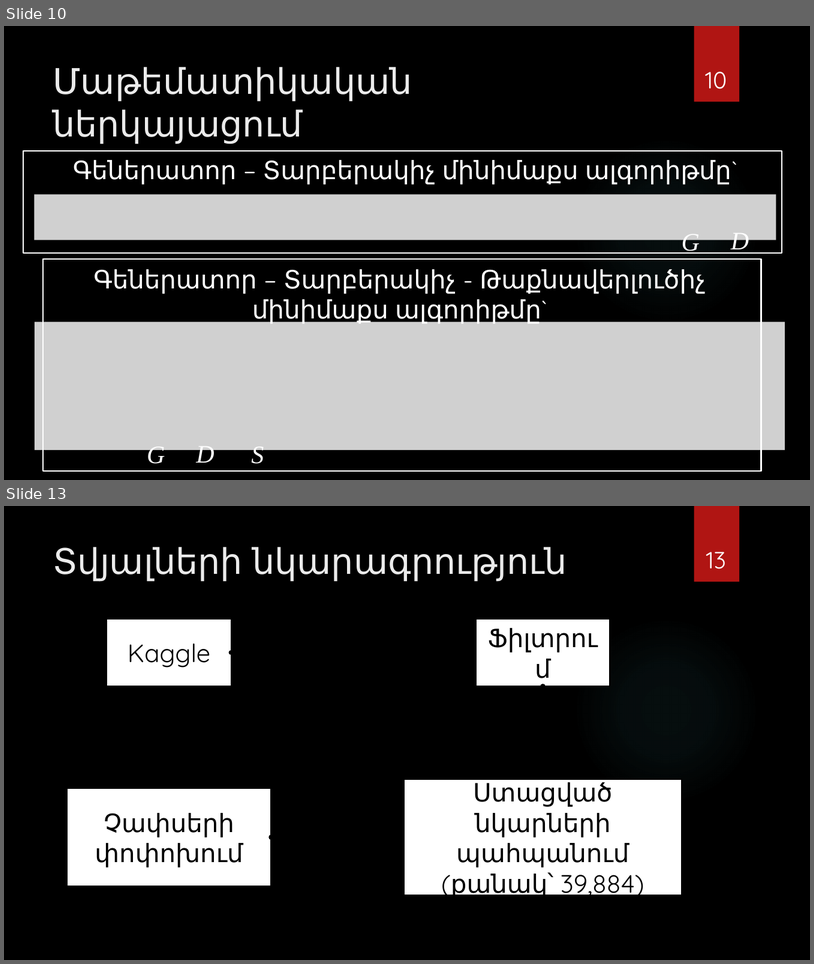
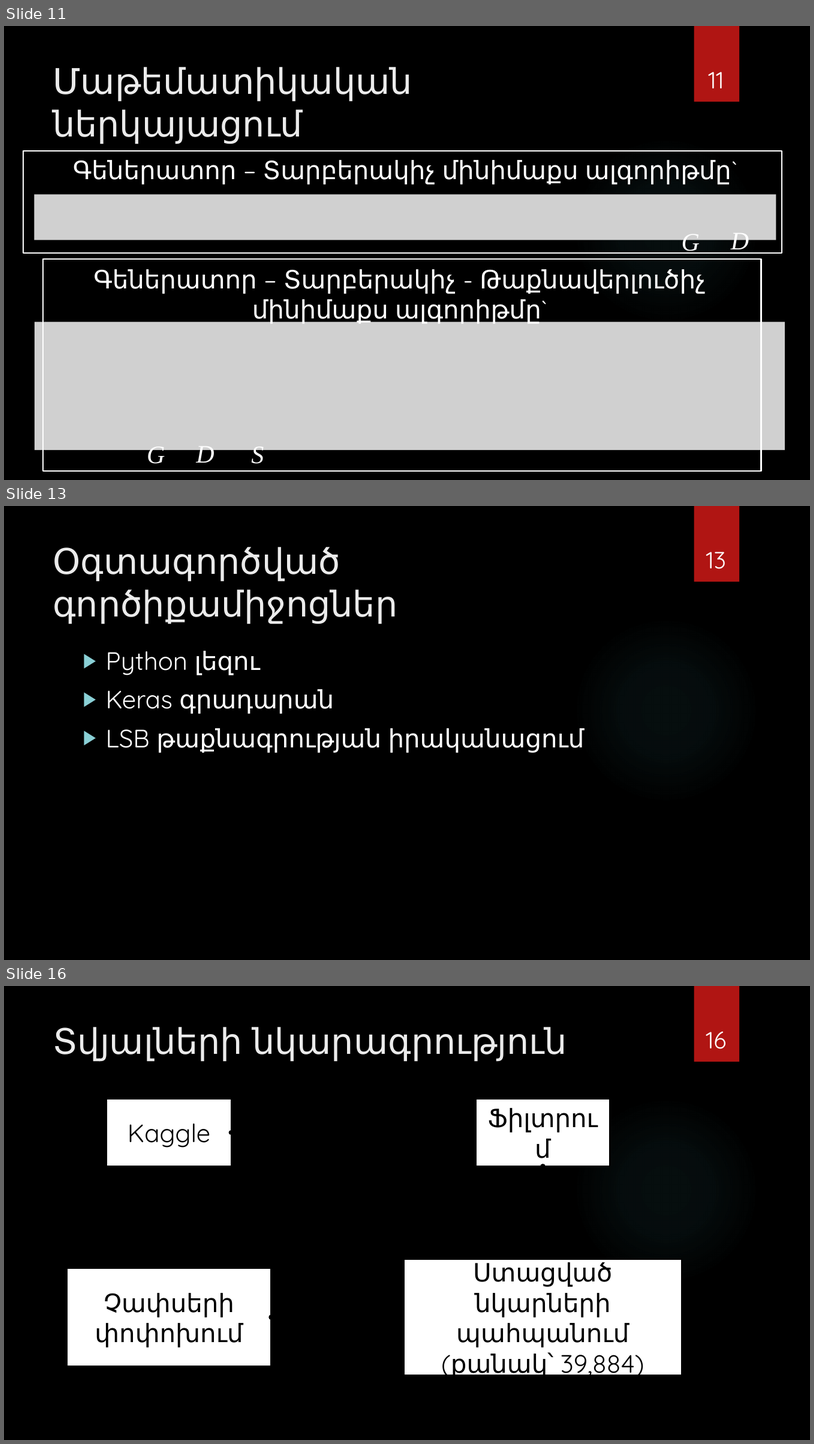
Before and after one commit to Lusine0101/GAN-for-Stegan, a slide deck: Գեներատիվ մրցակցող ցանցերի կիրառումը նկարի տեսքով թաքնագրության կրիչ.pptx. Shown one above the other, each under a label of ours: slides 10 and 13 before the commit, slides 11, 13 and 16 after it; the slides between them are not shown. The pictures are 814x964 and 814x1444 pixels, drawn with LibreOffice and Linux fonts; fonts in the diff are those of the drawing; grey boxes stand for pictures; background and template pictures are left out. Boxes give left, top, right and bottom in pixels: in the first picture for what was removed or moved away, otherwise in the second. Text is boxed around its words. In the diff, an @@ line names an element or a change of style, - is before the commit and + after.

```diff
--- a/Գեներատիվ մրցակցող ցանցերի կիրառումը նկարի տեսքով թաքնագրության կրիչ.pptx
+++ b/Գեներատիվ մրցակցող ցանցերի կիրառումը նկարի տեսքով թաքնագրության կրիչ.pptx
@@ slide 13 added at (x1=4, y1=506, x2=810, y2=960), background picture (left out); not listed: 2 template elements that a slide beside it also shows @@
@@ title added at (x1=53, y1=547, x2=398, y2=624), 42 pt, text #EBEBEB @@
+Օգտագործված գործիքամիջոցներ
@@ page number added at (x1=707, y1=552, x2=726, y2=569), 28 pt, text #FFFFFF @@
+13
@@ text added at (x1=106, y1=651, x2=585, y2=753), 30 pt, text #FFFFFF @@
+▶ Python լեզու
+▶ Keras գրադարան
+▶ LSB թաքնագրության իրականացում
@@ what was slide 10 is now slide 11 @@
@@ page number at (x1=708, y1=72, x2=724, y2=88): text changed @@
-10
+11
@@ what was slide 13 is now slide 16 @@
@@ page number at (x1=706, y1=1031, x2=726, y2=1049): text changed @@
-13
+16
```
Also in this commit, not shown: 4 slides changed, 3 other slides added.
